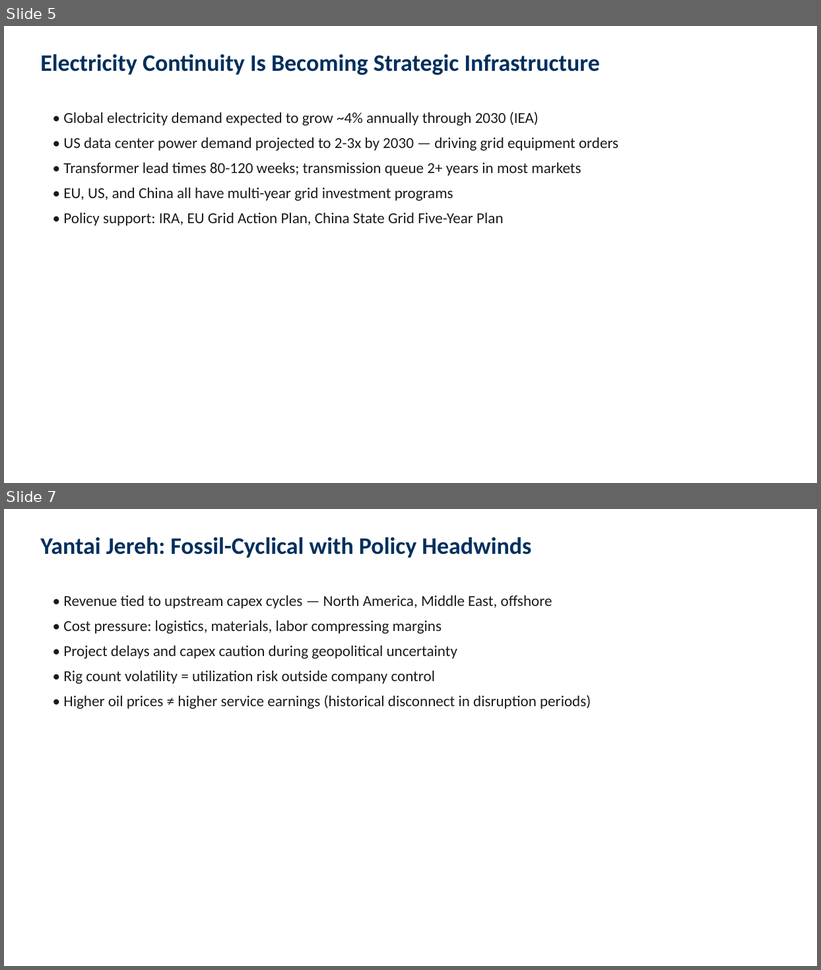
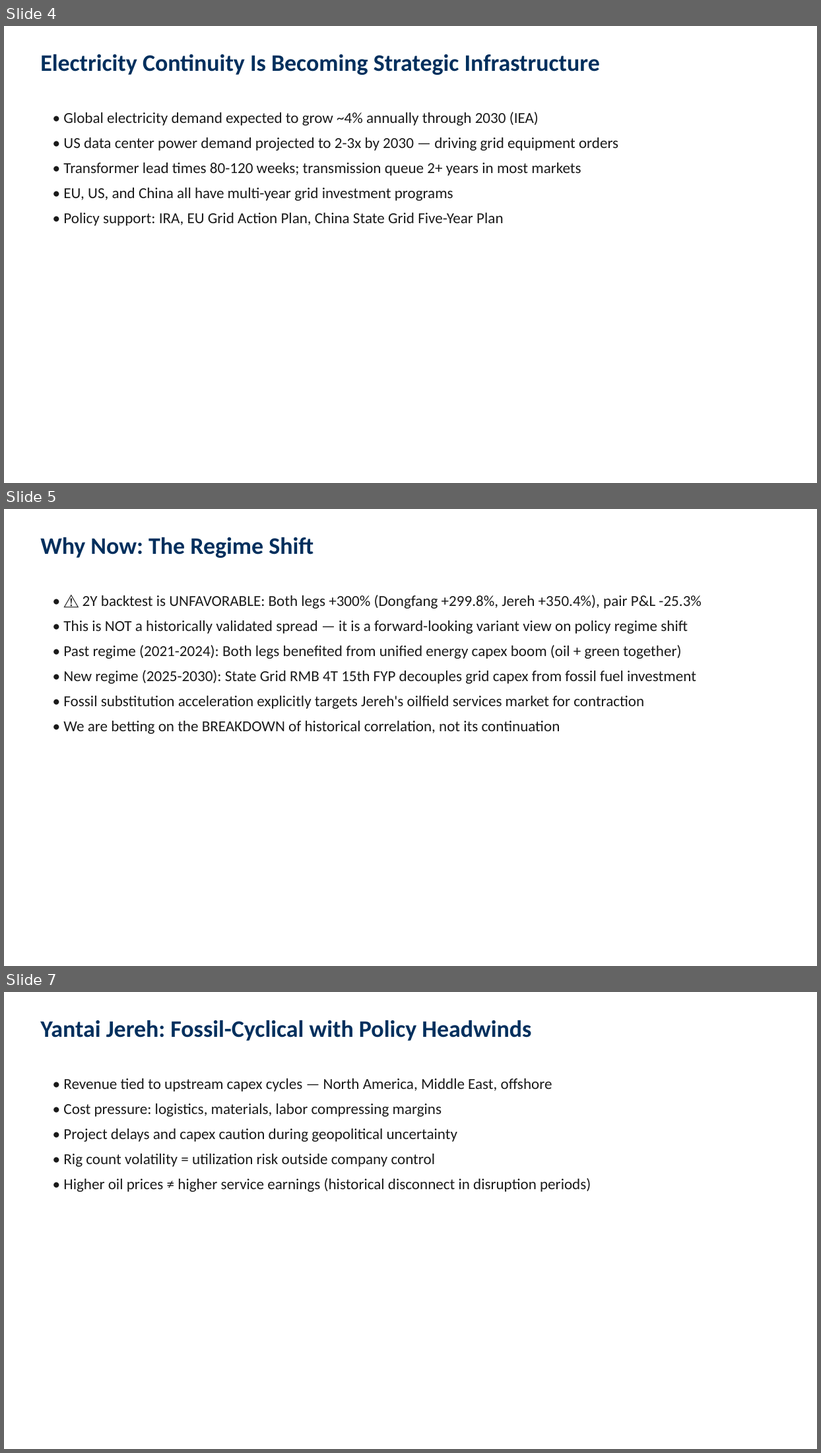
Before and after one commit to skumyol/ubs, a slide deck: deck/UBS_Pitch_Deck_AUTO.pptx. Shown one above the other, each under a label of ours: slides 5 and 7 before the commit, slides 4, 5 and 7 after it; the slides between them are not shown. The pictures are 821x970 and 821x1453 pixels, drawn with LibreOffice and Linux fonts; fonts in the diff are those of the drawing. Boxes give left, top, right and bottom in pixels: in the first picture for what was removed or moved away, otherwise in the second. Text is boxed around its words. In the diff, an @@ line names an element or a change of style, - is before the commit and + after.

```diff
--- a/deck/UBS_Pitch_Deck_AUTO.pptx
+++ b/deck/UBS_Pitch_Deck_AUTO.pptx
@@ slide 5 added at bbox=[4, 509, 817, 966], background #FFFFFF @@
@@ text added at bbox=[40, 537, 314, 558], 28 pt, text #002F5D, bold @@
+Why Now: The Regime Shift
@@ text added at bbox=[63, 595, 701, 734], 18 pt, text #1A1A1A @@
+• ⚠️ 2Y backtest is UNFAVORABLE: Both legs +300% (Dongfang +299.8%, Jereh +350.4%), pair P&L -25.3%
+• This is NOT a historically validated spread — it is a forward-looking variant view on policy regime shift
+• Past regime (2021-2024): Both legs benefited from unified energy capex boom (oil + green together)
+• New regime (2025-2030): State Grid RMB 4T 15th FYP decouples grid capex from fossil fuel investment
+• Fossil substitution acceleration explicitly targets Jereh's oilfield services market for contraction
+• We are betting on the BREAKDOWN of historical correlation, not its continuation
@@ what was slide 5 is now slide 4 @@
```
Also in this commit, not shown: 13 slides changed, 1 other slide added, 7 slides removed, 33 other files.
